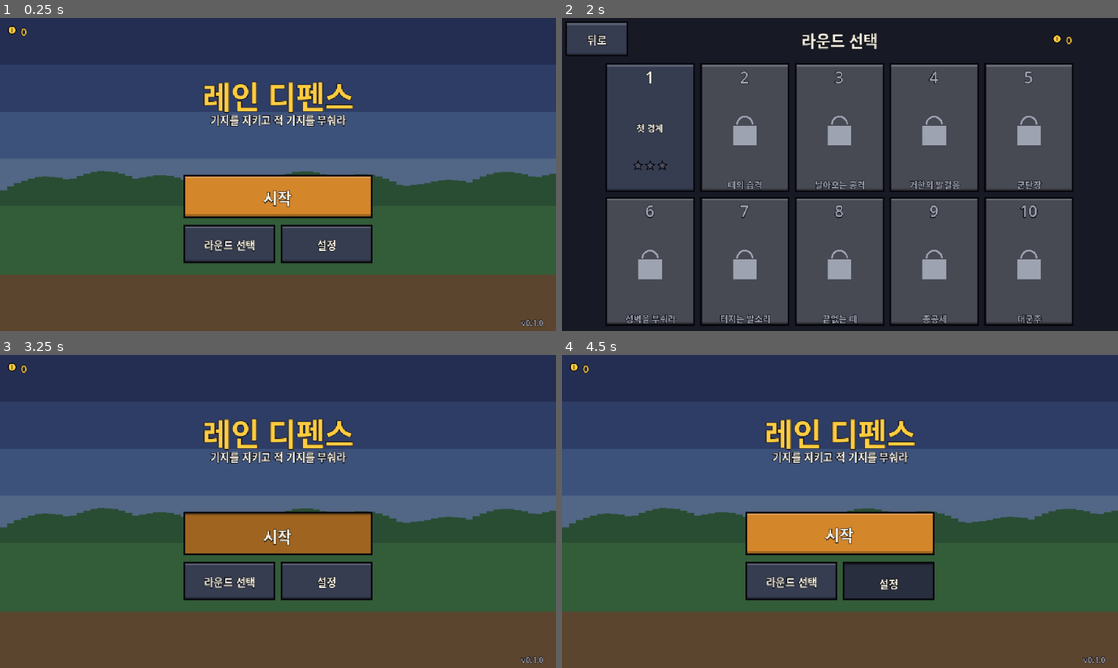
Above: before the commit, frames 1-4 (two rows, left to right).
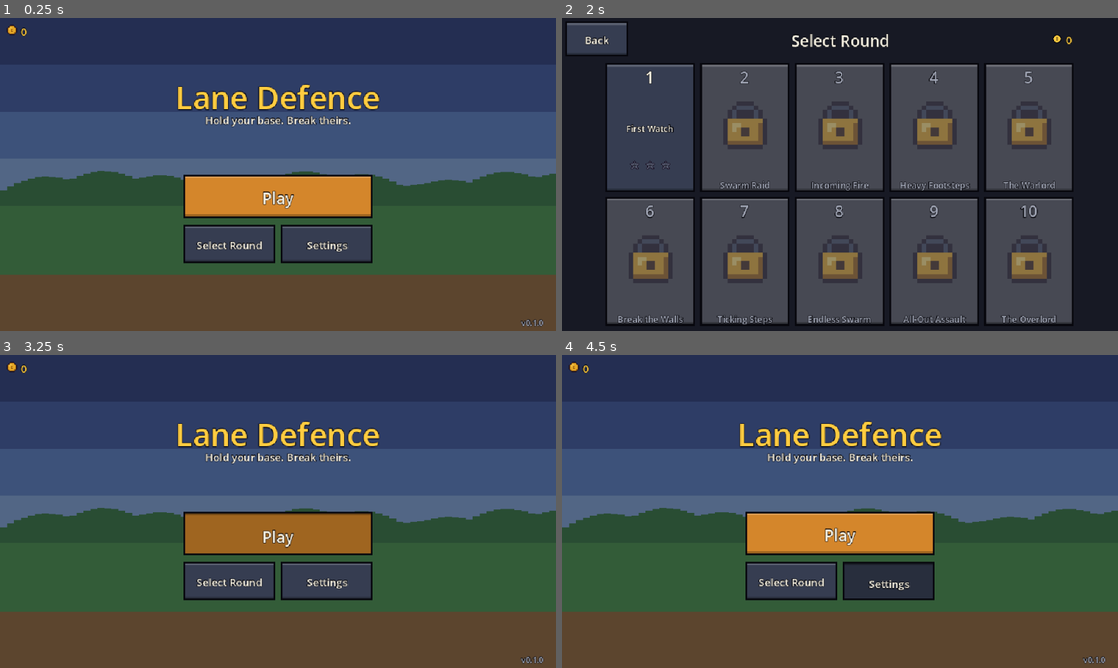
Above: after the commit, the same moments.

Repository: soltyspring/defence_game
Game: Godot game, scene res://scenes/gameplay/main.tscn
Two runs of this game, one before a commit and one after it. Both use one fixed random seed, a clock stepped at 60 frames per second and the inputs below.
Inputs (mouse positions are in pixels of both pictures, inside the frame that each line leads up to):
- Up to frame 1 (0.25 s): no input
- Up to frame 2 (2 s): tap Enter at 0.5 s; drag from (840, 196) to (895, 105) at 0.52 s; drag from (789, 243) to (812, 237) at 1.27 s
- Up to frame 3 (3.25 s): move the mouse to (33, 376) at 2.02 s; hold D 2.03-2.75 s; tap Q at 2.1 s; click (33, 376) at 2.17 s; tap Space at 2.75 s; drag from (278, 533) to (111, 464) at 2.77 s
- Up to frame 4 (4.5 s): drag from (789, 580) to (867, 511) at 3.52 s; drag from (890, 580) to (756, 433) at 4.27 s

The runs differ from the first frame. In frame 1, 3.3% of the frame differs, in the area x 1-69%, y 2-75%; in frame 2, 7.3%, in the area x 4-89%, y 4-98%; in frame 3, 3.3%; in frame 4, 3.3%.

Commit message:
[Fix] HUD 상단 패널 구문 오류 수정과 UI 아틀라스 아이콘·한글 텍스트 자동 맞춤 적용

Diff:
--- a/src/ui/hud.gd
+++ b/src/ui/hud.gd
@@ -54,18 +54,22 @@
 
 	btn_pause = make_button("", _on_pause_pressed)
 	btn_pause.glyph = &"pause"
+	btn_pause.icon = UiStyle.ui_icon("icon_pause")
 
 	btn_left = make_button("", func(): pass, TouchButton.Mode.HOLD)
 	btn_left.glyph = &"left"
+	btn_left.icon = UiStyle.ui_icon("btn_move_left")
 	btn_left.pressed_down.connect(_on_move_press.bind(-1))
 	btn_left.released.connect(func(_inside): _on_move_release(-1))
 	btn_right = make_button("", func(): pass, TouchButton.Mode.HOLD)
 	btn_right.glyph = &"right"
+	btn_right.icon = UiStyle.ui_icon("btn_move_right")
 	btn_right.pressed_down.connect(_on_move_press.bind(1))
 	btn_right.released.connect(func(_inside): _on_move_release(1))
 
 	btn_worker = make_button(UiText.t("ui.worker", "Worker"), _on_worker)
 	btn_worker.glyph = &"worker"
+	btn_worker.icon = UiStyle.ui_icon("card_worker")
 	btn_worker.fill = Color(0.30, 0.26, 0.16, 0.95)
 
 	toast_label = _make_label(UiStyle.FONT_M)
@@ -123,6 +127,8 @@
 		b.font_size = UiStyle.FONT_S
 		b.sub_text = str(int(c.get("cost", 0)))
 		b.icon = UiStyle.icon_texture(c.get("icon"))
+		if b.icon == null:
+			b.icon = UiStyle.ui_icon("card_" + cid)
 		if b.icon == null:
 			b.glyph = &"unit"
 		b.tapped.connect(_on_card.bind(cid))
@@ -136,6 +142,8 @@
 		b.sub_text = str(int(s.get("mana", 0)))
 		b.fill = Color(0.18, 0.24, 0.42, 0.95)
 		b.icon = UiStyle.icon_texture(s.get("icon"))
+		if b.icon == null:
+			b.icon = UiStyle.ui_icon("icon_" + sid)
 		if b.icon == null:
 			b.glyph = &"mana"
 		b.tapped.connect(_on_skill.bind(sid))
@@ -202,7 +210,10 @@
 		_on_paused(bool(s.paused))
 
 func _on_toast(key: String, _args: Dictionary) -> void:
-	show_toast(UiText.t("toast." + key, key))
+	var k := "toast." + key
+	if not UiText.has(k) and UiText.has("ui." + key):
+		k = "ui." + key          # e.g. engine toast "save_recovered" -> ui.save_recovered
+	show_toast(UiText.t(k, key))
 	if key == "boss_incoming":
 		show_banner(UiText.t("ui.boss"))
 
--- a/src/ui/hud_top.gd
+++ b/src/ui/hud_top.gd
@@ -24,7 +24,8 @@
 	var gmax := int(snap.get("gold_max", 0))
 	var income := float(snap.get("income", 0))
 	var y1 := r.position.y + 11
-	UiStyle.draw_glyph(self, &"coin", Vector2(r.position.x + 11, y1), 5)
+	if not UiStyle.draw_ui_icon(self, "icon_supply", Vector2(r.position.x + 11, y1)):
+		UiStyle.draw_glyph(self, &"coin", Vector2(r.position.x + 11, y1), 5)
 	var gtxt := "%d" % gold
 	if gmax > 0:
 		gtxt += "/%d" % gmax
@@ -33,7 +34,8 @@
 	var mana := float(snap.get("mana", 0))
 	var mmax := maxf(1.0, float(snap.get("mana_max", 100)))
 	var y2 := r.position.y + 27
-	UiStyle.draw_glyph(self, &"mana", Vector2(r.position.x + 11, y2), 5)
+	if not UiStyle.draw_ui_icon(self, "icon_energy", Vector2(r.position.x + 11, y2)):
+		UiStyle.draw_glyph(self, &"mana", Vector2(r.position.x + 11, y2), 5)
 	UiStyle.draw_bar(self, Rect2(r.position.x + 20, y2 - 4, r.size.x - 28, 8), mana / mmax, UiStyle.C_MANA)
 
 func _draw_bases(r: Rect2, wr: Rect2) -> void:
--- a/src/ui/main_menu.gd
+++ b/src/ui/main_menu.gd
@@ -117,7 +117,8 @@
 	UiStyle.draw_text_centered(self, UiText.t("ui.title"), tc, UiStyle.FONT_XL + 8, UiStyle.C_GOLD)
 	UiStyle.draw_text_centered(self, UiText.t("ui.subtitle"), tc + Vector2(0, 30), UiStyle.FONT_M, UiStyle.C_TEXT)
 	var p := progress()
-	UiStyle.draw_glyph(self, &"coin", Vector2(safe.position.x + 14, safe.position.y + 14), 5)
+	if not UiStyle.draw_ui_icon(self, "icon_gold", Vector2(safe.position.x + 14, safe.position.y + 14)):
+		UiStyle.draw_glyph(self, &"coin", Vector2(safe.position.x + 14, safe.position.y + 14), 5)
 	UiStyle.draw_text_left(self, str(int(p.get("coins", 0))), Vector2(safe.position.x + 24, safe.position.y + 14), UiStyle.FONT_M, UiStyle.C_GOLD)
 	var ver := str(ProjectSettings.get_setting("application/config/version", ""))
 	UiStyle.draw_text_left(self, "v" + ver, Vector2(safe.end.x - 40, safe.end.y - 10), UiStyle.FONT_S, UiStyle.C_TEXT_DIM)
--- a/src/ui/result.gd
+++ b/src/ui/result.gd
@@ -83,7 +83,9 @@
 	for k in 3:
 		# stars pop in one by one
 		var on := k < stars and _shown_t >= (k + 1) / 4.0
-		UiStyle.draw_star(self, Vector2(cx + (k - 1) * 34, panel.position.y + 72), 13.0, on)
+		var sc := Vector2(cx + (k - 1) * 40, panel.position.y + 72)
+		if not UiStyle.draw_ui_icon(self, "icon_star" if on else "icon_star_empty", sc, 2.0):
+			UiStyle.draw_star(self, sc, 13.0, on)
 	var t := float(result.get("time", 0))
 	var lines := [
 		[UiText.t("ui.time"), "%d:%02d" % [int(t) / 60, int(t) % 60]],
--- a/src/ui/round_select.gd
+++ b/src/ui/round_select.gd
@@ -72,6 +72,7 @@
 		t.text = UiText.name_of("round", str(r.id), str(r.get("name", "")))
 		t.disabled = not unlocked
 		t.glyph = &"" if unlocked else &"lock"
+		t.icon = null if unlocked else UiStyle.ui_icon("icon_lock")
 		t.badge = ""
 		t.set_meta("stars", int(stars.get(str(r.id), 0)))
 		t.set_meta("number", int(r.get("index", idx + 1)))
@@ -136,4 +137,6 @@
 	if not t.disabled:
 		var st := int(t.get_meta("stars", 0))
 		for k in 3:
-			UiStyle.draw_star(t, Vector2(t.size.x / 2 + (k - 1) * 14, t.size.y - 30), 5.5, k < st)
+			var sc := Vector2(t.size.x / 2 + (k - 1) * 18, t.size.y - 30)
+			if not UiStyle.draw_ui_icon(t, "icon_star" if k < st else "icon_star_empty", sc):
+				UiStyle.draw_star(t, sc, 5.5, k < st)
--- a/src/ui/touch_button.gd
+++ b/src/ui/touch_button.gd
@@ -108,7 +108,8 @@
 		UiStyle.draw_glyph(self, glyph, icon_c, minf(size.x, size.y) * 0.22, UiStyle.C_TEXT if not disabled else UiStyle.C_TEXT_DIM)
 	if text != "":
 		var ty := icon_c.y if (icon == null and glyph == &"") else size.y - (18 if has_sub else 9)
-		UiStyle.draw_text_centered(self, text, Vector2(size.x / 2, ty) + off, font_size, UiStyle.C_TEXT if not disabled else UiStyle.C_TEXT_DIM)
+		var fit := UiStyle.fit_text(text, size.x - 6, font_size)
+		UiStyle.draw_text_centered(self, fit[0], Vector2(size.x / 2, ty) + off, fit[1], UiStyle.C_TEXT if not disabled else UiStyle.C_TEXT_DIM)
 	if has_sub:
 		UiStyle.draw_text_centered(self, sub_text, Vector2(size.x / 2, size.y - 8) + off, UiStyle.FONT_S + 1, UiStyle.C_GOLD if not disabled else UiStyle.C_TEXT_DIM)
 	if cooldown_ratio > 0.0:
--- a/src/ui/ui_style.gd
+++ b/src/ui/ui_style.gd
@@ -32,6 +32,7 @@
 		return _theme
 	var th := Theme.new()
 	th.default_font_size = FONT_M
+	th.default_font = font()
 	for t in ["Label", "Button"]:
 		th.set_color("font_color", t, C_TEXT)
 	th.set_color("font_outline_color", "Label", C_EDGE)
@@ -55,8 +56,45 @@
 	s.anti_aliasing = false
 	return s
 
+static var _font: Font
+static var font_source := ""      # "bundled:<path>" or "fallback" (evidence for typography report)
+
+## UI font: assets/manifest.json "fonts"."ui" (03-owned, OFL Korean+Latin font) when present,
+## otherwise Godot's fallback font (Hangul then comes from OS system-font fallback, which is NOT
+## guaranteed on every Android device; see docs/qa/TYPOGRAPHY_QA.md).
 static func font() -> Font:
-	return ThemeDB.fallback_font
+	if _font != null:
+		return _font
+	var path := ""
+	if FileAccess.file_exists("res://assets/manifest.json"):
+		var j := JSON.new()
+		if j.parse(FileAccess.get_file_as_string("res://assets/manifest.json")) == OK and j.data is Dictionary:
+			var fonts = j.data.get("fonts", {})
+			if fonts is Dictionary:
+				var ui = fonts.get("ui", "")
+				path = str(ui.get("path", "")) if ui is Dictionary else str(ui)
+	if path != "" and ResourceLoader.exists(path):
+		var f = load(path)
+		if f is Font:
+			_font = f
+			font_source = "bundled:" + path
+			return _font
+	_font = ThemeDB.fallback_font
+	font_source = "fallback"
+	return _font
+
+## Shrinks font size (down to min_size) then ellipsizes so text fits max_w. Returns [text, size].
+static func fit_text(text: String, max_w: float, size: int, min_size := 8) -> Array:
+	var f := font()
+	var s := size
+	while s > min_size and f.get_string_size(text, HORIZONTAL_ALIGNMENT_LEFT, -1, s).x > max_w:
+		s -= 1
+	if f.get_string_size(text, HORIZONTAL_ALIGNMENT_LEFT, -1, s).x <= max_w:
+		return [text, s]
+	var t := text
+	while t.length() > 1 and f.get_string_size(t + "…", HORIZONTAL_ALIGNMENT_LEFT, -1, s).x > max_w:
+		t = t.substr(0, t.length() - 1)
+	return [t + "…", s]
 
 ## Pixel-style bevelled box: dark edge, fill, 1px top highlight.
 static func draw_pixel_box(ci: CanvasItem, r: Rect2, fill: Color, pressed := false) -> void:
@@ -128,13 +166,43 @@
 			ci.draw_circle(c, s * 0.6, color)
 
 ## Icon texture from the 03 atlas via the Atlas autoload (INTERFACES.md §4), or null.
+static var _icon_cache: Dictionary = {}
+
+## Frame from the always-resident UI atlas (manifest "ui".atlas, default ui_main). Cached; null if absent.
+static func ui_icon(frame: String) -> Texture2D:
+	if _icon_cache.has(frame):
+		return _icon_cache[frame]
+	var atlas_id := "ui_main"
+	var atlas := _atlas_node()
+	if atlas != null and atlas.get("manifest") is Dictionary:
+		var ui = atlas.manifest.get("ui", {})
+		if ui is Dictionary and ui.has("atlas"):
+			atlas_id = str(ui.atlas)
+	var tex := icon_texture({"atlas": atlas_id, "frame": frame})
+	_icon_cache[frame] = tex
+	return tex
+
+static func clear_icon_cache() -> void:
+	_icon_cache.clear()
+
+static func _atlas_node() -> Node:
+	var loop := Engine.get_main_loop()
+	if not (loop is SceneTree):
+		return null
+	return (loop as SceneTree).root.get_node_or_null("Atlas")
+
+## Draw a ui atlas icon centred at c with integer scale k; returns false if unavailable.
+static func draw_ui_icon(ci: CanvasItem, frame: String, c: Vector2, k := 1.0, modulate := Color.WHITE) -> bool:
+	var t := ui_icon(frame)
+	if t == null:
+		return false
+	var sz := t.get_size() * k
+	ci.draw_texture_rect(t, Rect2((c - sz / 2).round(), sz), false, modulate)
+	return true
 static func icon_texture(icon: Variant) -> Texture2D:
 	if not (icon is Dictionary) or not icon.has("atlas") or not icon.has("frame"):
 		return null
-	var loop := Engine.get_main_loop()
-	if not (loop is SceneTree):
-		return null
-	var atlas: Node = (loop as SceneTree).root.get_node_or_null("Atlas")
+	var atlas := _atlas_node()
 	if atlas == null or not atlas.has_method("get_frame_texture"):
 		return null
 	var tex = atlas.get_frame_texture(str(icon.atlas), str(icon.frame))
--- a/src/ui/ui_text.gd
+++ b/src/ui/ui_text.gd
@@ -58,7 +58,10 @@
 static var _strings: Dictionary = {}
 static var _loaded_locale := ""
 
-static func load_locale(locale := "ko") -> void:
+## "" = auto: Korean device locale → ko, anything else → en (if en.json exists), else ko.
+static func load_locale(locale := "") -> void:
+	if locale == "":
+		locale = "ko" if OS.get_locale_language() == "ko" or not FileAccess.file_exists("res://data/text/en.json") else "en"
 	_strings = {}
 	_loaded_locale = locale
 	var path := "res://data/text/%s.json" % locale
